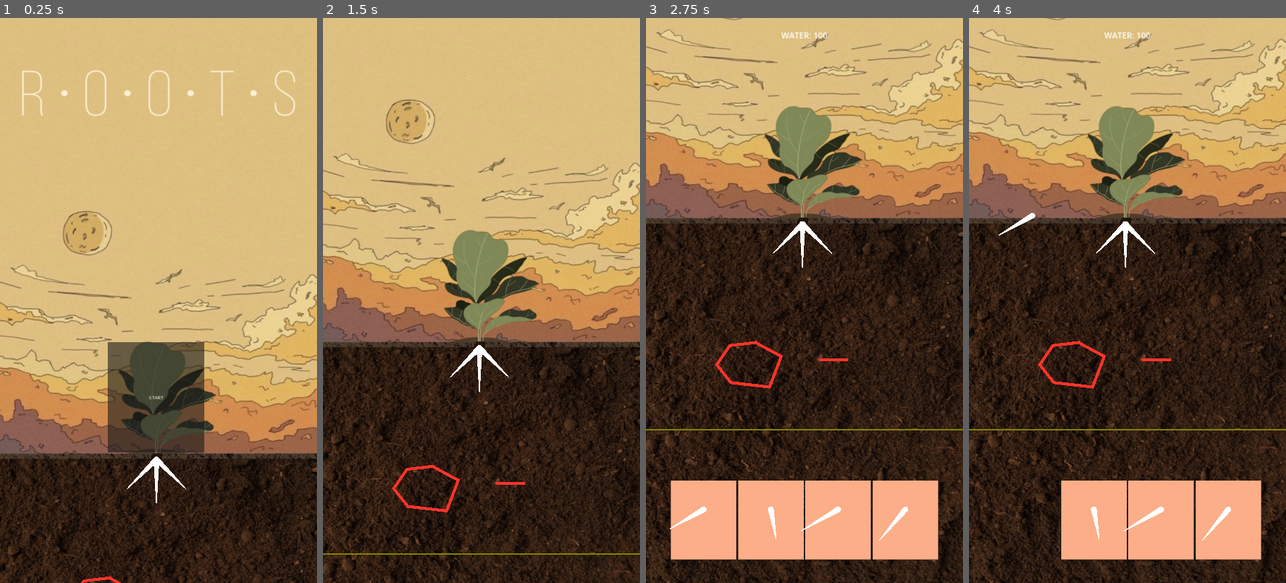
Above: before the commit, frames 1-4 (left to right).
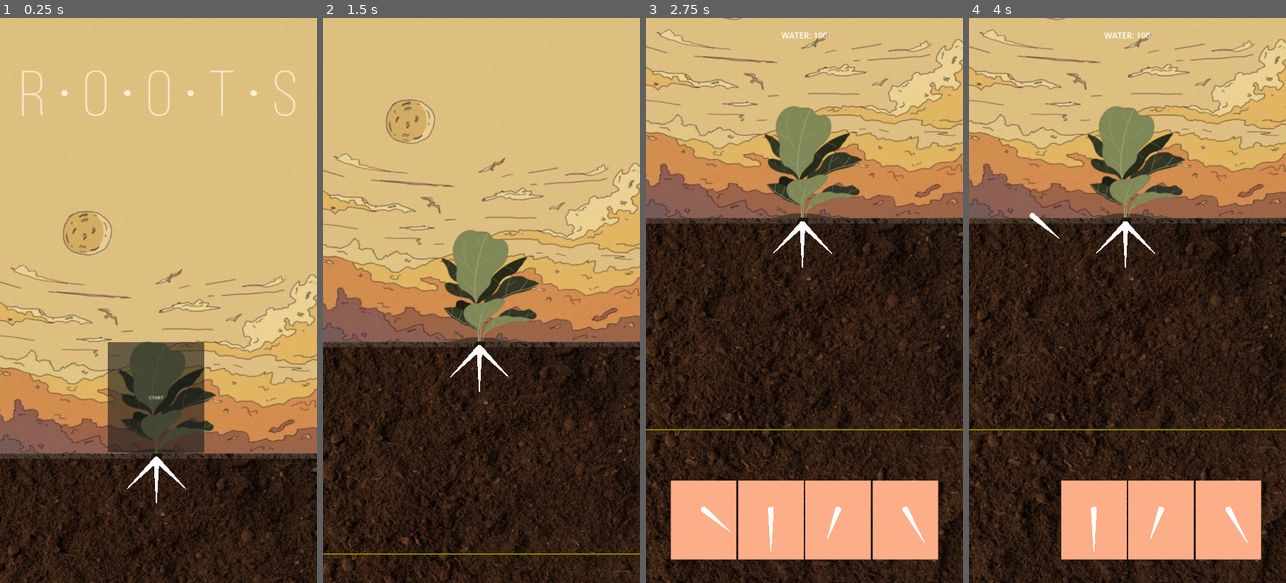
Above: after the commit, the same moments.

Repository: Disablak/ggj23
Game: Godot game, scene res://Main.tscn
Two runs of this game, one before a commit and one after it. Both use one fixed random seed, a clock stepped at 60 frames per second and the inputs below.
Inputs (mouse positions are in pixels of both pictures, inside the frame that each line leads up to):
- Up to frame 1 (0.25 s): no input
- Up to frame 2 (1.5 s): click "START" at 0.5 s; drag from (478, 402) to (513, 176) at 1.27 s
- Up to frame 3 (2.75 s): drag from (801, 272) to (788, 413) at 2.02 s
- Up to frame 4 (4 s): move the mouse to (1124, 232) at 2.77 s; click (1124, 232) at 2.92 s; tap Enter at 3.5 s; drag from (1026, 520) to (1032, 215) at 3.52 s

The runs differ from the first frame. In frame 1, less than 0.1% of the frame differs, in the area x 25-39%, y 98-100%; in frame 2, 0.3%; in frame 3, 0.8%, in the area x 7-88%, y 57-95%; in frame 4, 0.8%.

Commit message:
lever restart

Diff:
--- a/Main.gd
+++ b/Main.gd
@@ -1,5 +1,8 @@
 extends Node2D
 
+
+@export var level_id := 0
+@export var levels: Array[PackedScene]
 
 @onready var root_controller: RootController = $RootController as RootController
 @onready var gui: GUI = $GUI as GUI
@@ -11,7 +14,14 @@
 
 
 func _ready() -> void:
-	pass
+	Global.on_game_over.connect(_on_game_over)
+
+	on_game_started()
+
+
+func on_game_started():
+	var spawned_level = levels[level_id].instantiate()
+	root_controller.init_game(spawned_level)
 
 
 func _on_button_start_button_down() -> void:
@@ -29,3 +39,15 @@
 
 func on_moved_to_game():
 	gui.on_moved_down()
+	root_controller.on_moved_down()
+
+
+func _on_game_over(is_win: bool):
+	if not is_win:
+		restart_level()
+
+
+func restart_level():
+	root_controller.deinit_game()
+	on_game_started()
+	root_controller.on_moved_down()
--- a/Main.tscn
+++ b/Main.tscn
@@ -1,11 +1,13 @@
-[gd_scene load_steps=4 format=3 uid="uid://cklgl30hr6mpj"]
+[gd_scene load_steps=5 format=3 uid="uid://cklgl30hr6mpj"]
 
-[ext_resource type="PackedScene" path="res://scenes/RootController.tscn" id="1_s3a7g"]
+[ext_resource type="PackedScene" uid="uid://chpps3fg4hpyo" path="res://scenes/RootController.tscn" id="1_s3a7g"]
 [ext_resource type="Script" path="res://Main.gd" id="1_t3ajk"]
 [ext_resource type="PackedScene" uid="uid://bw5kknbndskdt" path="res://scenes/GUI.tscn" id="2_cgefh"]
+[ext_resource type="PackedScene" uid="uid://ckcnk1vrrcpxv" path="res://levels/LevelPlayground.tscn" id="2_s1o58"]
 
 [node name="Main" type="Node2D"]
 script = ExtResource("1_t3ajk")
+levels = [ExtResource("2_s1o58")]
 
 [node name="RootController" parent="." instance=ExtResource("1_s3a7g")]
 
--- /dev/null
+++ b/levels/LevelBase.tscn
@@ -0,0 +1,60 @@
+[gd_scene load_steps=6 format=3 uid="uid://b3vo7or8n5ot5"]
+
+[ext_resource type="Script" path="res://scripts/Level.gd" id="1_8leeb"]
+[ext_resource type="PackedScene" uid="uid://bmcsnc8is2ew7" path="res://scenes/Stick.tscn" id="1_jo4in"]
+[ext_resource type="Script" path="res://scripts/Obstacle.gd" id="2_n0qyq"]
+[ext_resource type="Texture2D" uid="uid://b040g5e2fmrjb" path="res://assets/back test 0.jpeg" id="4_ot0p2"]
+[ext_resource type="Texture2D" uid="uid://ckm50oqomx77t" path="res://assets/back test 1.jpeg" id="5_r3qfu"]
+
+[node name="Level" type="Node2D"]
+script = ExtResource("1_8leeb")
+
+[node name="Stick" parent="." instance=ExtResource("1_jo4in")]
+position = Vector2(533, 700)
+is_start_stick = true
+
+[node name="Line2D" parent="Stick" index="2"]
+points = PackedVector2Array(2.08165e-12, 2.08165e-12, 100, 100)
+
+[node name="Stick2" parent="." instance=ExtResource("1_jo4in")]
+position = Vector2(533, 700)
+is_start_stick = true
+
+[node name="Line2D" parent="Stick2" index="2"]
+points = PackedVector2Array(2.08165e-12, 2.08165e-12, -100, 100)
+
+[node name="Stick3" parent="." instance=ExtResource("1_jo4in")]
+position = Vector2(533, 700)
+is_start_stick = true
+
+[node name="Line2D" parent="Stick3" index="2"]
+points = PackedVector2Array(2.08165e-12, 2.08165e-12, 2.08165e-12, 150)
+
+[node name="Obstacle" type="Node2D" parent="."]
+position = Vector2(-156, 1162)
+script = ExtResource("2_n0qyq")
+
+[node name="Line2D" type="Line2D" parent="Obstacle"]
+points = PackedVector2Array(0, 0, 100, 2.08165e-12)
+default_color = Color(1, 0.2, 0.160784, 1)
+
+[node name="LowerEdge" type="Line2D" parent="."]
+points = PackedVector2Array(-200, 1400, 1200, 1400)
+width = 4.0
+default_color = Color(0.513726, 0.513726, 0, 1)
+
+[node name="Background" type="Sprite2D" parent="."]
+z_index = -1
+position = Vector2(542, -55.0001)
+scale = Vector2(1.71913, 1.56224)
+texture = ExtResource("4_ot0p2")
+
+[node name="Ground" type="Sprite2D" parent="."]
+z_index = -2
+position = Vector2(536.5, 1405.5)
+scale = Vector2(1.76462, 1.51855)
+texture = ExtResource("5_r3qfu")
+
+[editable path="Stick"]
+[editable path="Stick2"]
+[editable path="Stick3"]
--- /dev/null
+++ b/levels/LevelPlayground.tscn
@@ -0,0 +1,9 @@
+[gd_scene load_steps=2 format=3 uid="uid://ckcnk1vrrcpxv"]
+
+[ext_resource type="PackedScene" path="res://levels/LevelBase.tscn" id="1_3l1py"]
+
+[node name="Level" instance=ExtResource("1_3l1py")]
+
+[editable path="Stick"]
+[editable path="Stick2"]
+[editable path="Stick3"]
--- a/project.godot
+++ b/project.godot
@@ -23,6 +23,7 @@
 
 window/size/viewport_width=1080
 window/size/viewport_height=1920
+window/size/resizable=false
 window/handheld/orientation=1
 window/stretch/mode="canvas_items"
 window/stretch/aspect="expand"
--- a/scenes/RootController.tscn
+++ b/scenes/RootController.tscn
@@ -1,44 +1,13 @@
-[gd_scene load_steps=8 format=3 uid="uid://dbkmp2ibax21o"]
+[gd_scene load_steps=5 format=3 uid="uid://chpps3fg4hpyo"]
 
 [ext_resource type="Script" path="res://scripts/RootsController.gd" id="1_1ldu6"]
 [ext_resource type="PackedScene" uid="uid://bmcsnc8is2ew7" path="res://scenes/Stick.tscn" id="2_4pwkq"]
 [ext_resource type="Script" path="res://scripts/DrawHints.gd" id="3_16sm4"]
 [ext_resource type="Script" path="res://scripts/VisualEffects.gd" id="4_1hp63"]
-[ext_resource type="Script" path="res://scripts/Obstacle.gd" id="5_atx62"]
-[ext_resource type="Texture2D" uid="uid://b040g5e2fmrjb" path="res://assets/back test 0.jpeg" id="6_tkefn"]
-[ext_resource type="Texture2D" uid="uid://ckm50oqomx77t" path="res://assets/back test 1.jpeg" id="7_fem8a"]
 
-[node name="RootController" type="Node2D" node_paths=PackedStringArray("line2d_lower_edge", "draw_hints")]
+[node name="RootController" type="Node2D"]
 script = ExtResource("1_1ldu6")
-lower_edge = 1400
-line2d_lower_edge = NodePath("LowerEdge")
 stick_scene = ExtResource("2_4pwkq")
-draw_hints = NodePath("DrawHints")
-
-[node name="Stick" parent="." instance=ExtResource("2_4pwkq")]
-position = Vector2(533, 700)
-is_start_stick = true
-
-[node name="Line2D" parent="Stick" index="2"]
-points = PackedVector2Array(2.08165e-12, 2.08165e-12, 100, 100)
-
-[node name="Stick2" parent="." instance=ExtResource("2_4pwkq")]
-position = Vector2(533, 700)
-is_start_stick = true
-
-[node name="Line2D" parent="Stick2" index="2"]
-points = PackedVector2Array(2.08165e-12, 2.08165e-12, -100, 100)
-
-[node name="Stick3" parent="." instance=ExtResource("2_4pwkq")]
-position = Vector2(533, 700)
-is_start_stick = true
-
-[node name="Line2D" parent="Stick3" index="2"]
-points = PackedVector2Array(2.08165e-12, 2.08165e-12, 2.08165e-12, 150)
-
-[node name="LowerEdge" type="Line2D" parent="."]
-width = 4.0
-default_color = Color(0.513726, 0.513726, 0, 1)
 
 [node name="DrawHints" type="Node2D" parent="."]
 z_index = 1
@@ -47,36 +16,4 @@
 [node name="VisualEffects" type="Node2D" parent="."]
 script = ExtResource("4_1hp63")
 
-[node name="Obstacle" type="Node2D" parent="."]
-position = Vector2(588, 1161)
-script = ExtResource("5_atx62")
-
-[node name="Line2D" type="Line2D" parent="Obstacle"]
-points = PackedVector2Array(0, 0, 100, 2.08165e-12)
-default_color = Color(1, 0.2, 0.160784, 1)
-
-[node name="Obstacle2" type="Node2D" parent="."]
-position = Vector2(311, 1103)
-script = ExtResource("5_atx62")
-
-[node name="Line2D" type="Line2D" parent="Obstacle2"]
-points = PackedVector2Array(64, 1, 150, 47, 110, 151, -22, 136, -70, 75, -25, 10, 69, -1)
-default_color = Color(1, 0.2, 0.160784, 1)
-
-[node name="Background" type="Sprite2D" parent="."]
-z_index = -1
-position = Vector2(542, -55.0001)
-scale = Vector2(1.71913, 1.56224)
-texture = ExtResource("6_tkefn")
-
-[node name="Ground" type="Sprite2D" parent="."]
-z_index = -2
-position = Vector2(536.5, 1405.5)
-scale = Vector2(1.76462, 1.51855)
-texture = ExtResource("7_fem8a")
-
 [connection signal="on_wrong_release" from="." to="VisualEffects" method="_on_root_controller_on_wrong_release"]
-
-[editable path="Stick"]
-[editable path="Stick2"]
-[editable path="Stick3"]
--- /dev/null
+++ b/scripts/Level.gd
@@ -0,0 +1,5 @@
+class_name Level
+extends Node2D
+
+
+@onready var line_lower_edge: Line2D = $LowerEdge
--- a/scripts/RootsController.gd
+++ b/scripts/RootsController.gd
@@ -6,12 +6,11 @@
 const DISTANCE_TO_DETECT_POINTS := 20
 const MAX_STICK_CHILDREN := 3
 
-@export var sticks_count_variant := 4
-@export var lower_edge: int = 800
-@export var line2d_lower_edge: Line2D
+@onready var draw_hints: DrawHints = $DrawHints
 @export var stick_scene: PackedScene
-@export var draw_hints: DrawHints
-
+
+var level: Level
+var sticks_count_variant := 4
 var dict_pos_and_stick = {}
 var all_sticks_in_root: Array[Stick]
 var selected_stick: Stick:
@@ -35,23 +34,45 @@
 
 		if cur_water == 0:
 			Global.on_game_over.emit(false)
-			printerr("game over!")
 
 
 func _ready() -> void:
 	Global.root_controller = self
-	Global.on_ui_inited.connect(init_game)
-
-
-func init_game():
+
+
+func init_game(level: Level):
+	add_child(level)
+	self.level = level
+
 	init_start_sticks()
+	find_all_obstacles()
+
+	lower_edge_start = level.line_lower_edge.get_point_position(0)
+	lower_edge_end = level.line_lower_edge.get_point_position(1)
+
+	cur_water = 100
+
+
+func deinit_game():
+	all_sticks_in_root.clear()
+
+	for stick in dict_pos_and_stick.values():
+		stick.queue_free()
+
+	dict_pos_and_stick.clear()
+
+	lowest_stick = null
+	obstacles.clear()
+
+	available_id = 0
+	cur_stick_id = -1
+
+	level.queue_free()
+	level = null
+
+
+func on_moved_down():
 	try_to_spawn_new_sticks()
-	find_all_obstacles()
-
-	lower_edge_start = Vector2(0, lower_edge)
-	lower_edge_end = Vector2(get_viewport_rect().size.x, lower_edge)
-	line2d_lower_edge.add_point(lower_edge_start)
-	line2d_lower_edge.add_point(lower_edge_end)
 
 
 func find_all_obstacles():
@@ -179,7 +200,7 @@
 
 
 func init_start_sticks():
-	for stick in get_children():
+	for stick in level.get_children():
 		if not stick is Stick:
 			continue
 
@@ -200,7 +221,7 @@
 
 func spawn_new_stick(pos) -> Stick:
 	var new_stick: Stick = stick_scene.instantiate()
-	add_child(new_stick)
+	level.add_child(new_stick)
 	dict_pos_and_stick[pos] = new_stick
 
 	new_stick.random_generade()
